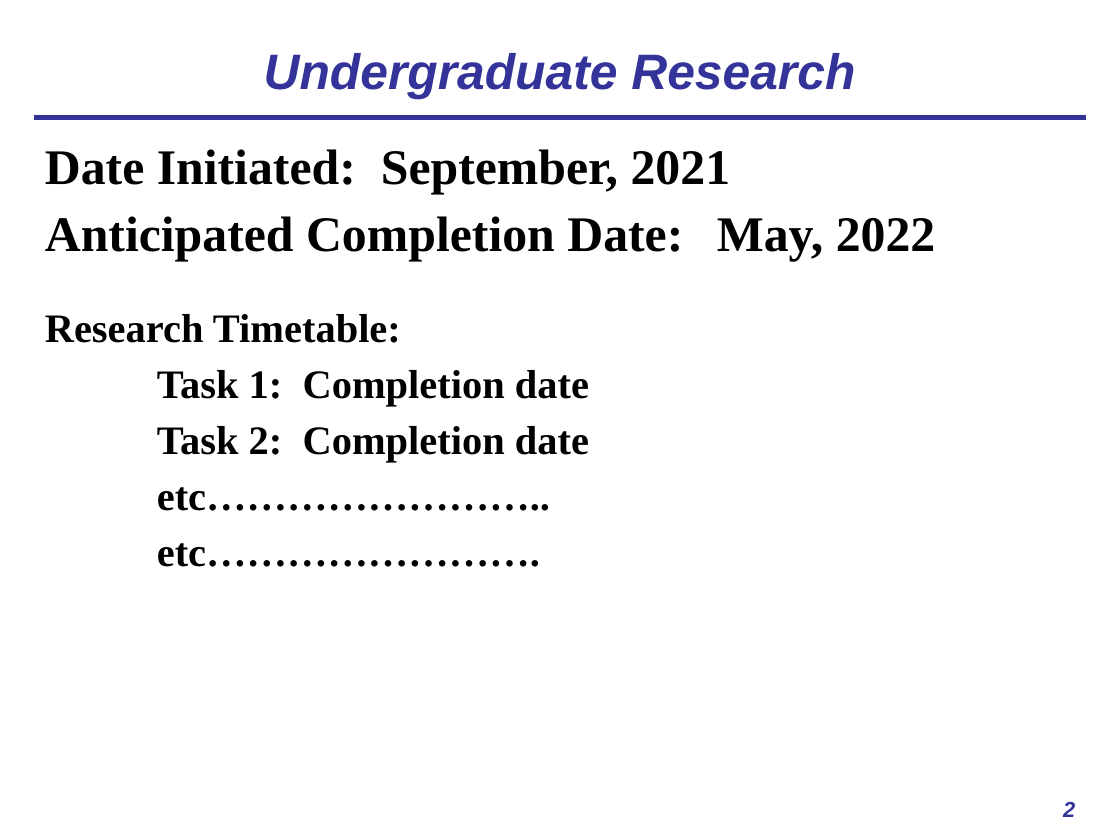
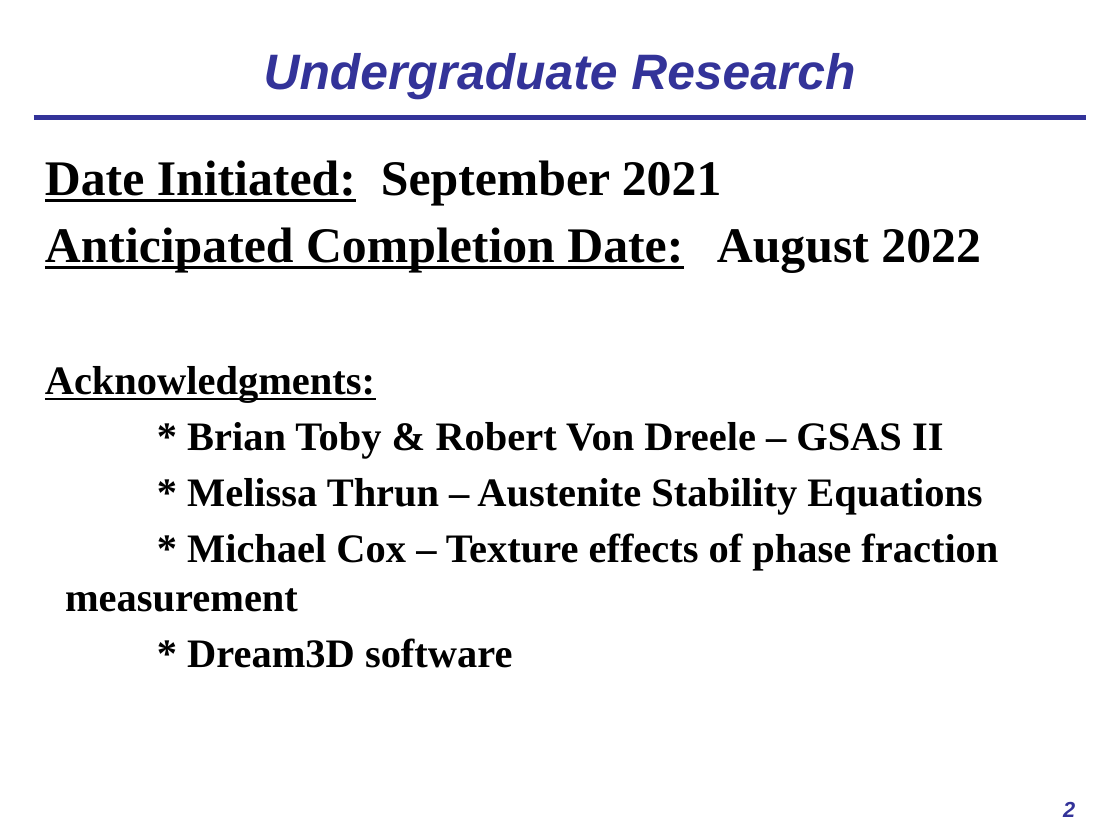
Before and after one commit to usnistgov/AusteniteCalculator, a slide deck: slide 2 of ASPPRC_presentation.pptx. Drawn at 1120x840 pixels with LibreOffice and Linux fonts; fonts in the diff are those of the drawing. Boxes give left, top, right and bottom in pixels: in the first picture for what was removed or moved away, otherwise in the second. Text is boxed around its words. In the diff, an @@ line names an element or a change of style, - is before the commit and + after.

```diff
--- a/ASPPRC_presentation.pptx
+++ b/ASPPRC_presentation.pptx
@@ text at (x1=45, y1=160, x2=998, y2=668): text changed @@
-Date Initiated: September, 2021
-Anticipated Completion Date: May, 2022
-Research Timetable:
-Task 1: Completion date
-Task 2: Completion date
-etc……………………..
-etc…………………….
+Date Initiated: September 2021
+Anticipated Completion Date: August 2022
+Acknowledgments:
+* Brian Toby & Robert Von Dreele – GSAS II
+* Melissa Thrun – Austenite Stability Equations
+* Michael Cox – Texture effects of phase fraction measurement
+* Dream3D software
```
Also in this commit, not shown: 4 other slides changed, 6 slides added, 2 slides removed.
